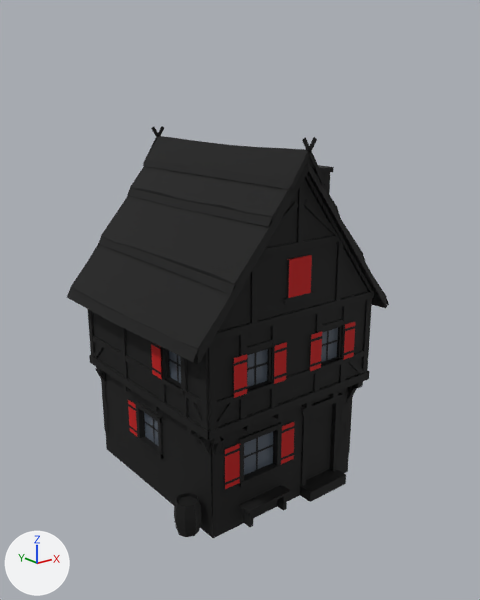
One commit to the glTF model game/assets/modelle/gebaeude/neubau/wohnhaus_mensch_s1_g1.glb: the scene before it, then after it.
Rendered twice from a 50 mm lens placed at (-9.62, -12.84, 9.41), pointed at (-0.15, -1.01, 4.67). The axes (+X, +Y, +Z) are drawn at lower left. The lights are the same throughout. The picture after the commit comes second.

Names of what the first picture shows: 'Dach', 'Haus', 'Scheiben'.
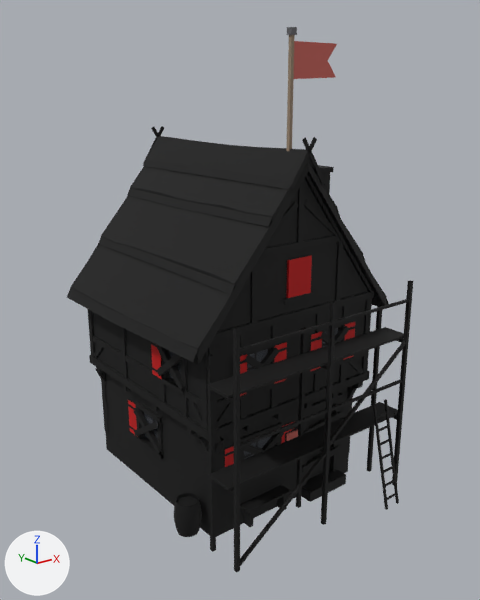
What differs and where, as boxes (x1, y1, x2, y2) in the pictures (480 x 600 px):
'Geruest', added
    after: (207, 280, 413, 572)
'Leerstand', added
    after: (133, 326, 349, 473)
'Fahne', added
    after: (286, 27, 337, 151)
    faces in mat_hausfarbe (red #c46159): (294, 41, 337, 79)
    faces in mat_holz (brown #95816c): (286, 35, 295, 151)
'Wappen', added
    after: (285, 427, 298, 442)
'Scheiben', unchanged, covered by the edit
    before: (144, 328, 338, 475)
    after: (144, 328, 338, 459)

The change, as a list of edits to the scene's bpy script:
```text
Add mat_hausfarbe_001:
    mat_hausfarbe_001 = bpy.data.materials.new('Hausfarbe.001')
    # nodes: BsdfPrincipled, Mix, OutputMaterial, VertexColor
    # colours: red #c46159, mixed with the vertex colours
Add mat_eisen:
    mat_eisen = principled_material('Eisen')
    mat_eisen.base_color = (0.12, 0.12, 0.13)  # dark grey #616165
Add mat_hausfarbe:
    mat_hausfarbe = principled_material('Hausfarbe')
    mat_hausfarbe.base_color = (0.55, 0.12, 0.1)  # red #c46159
    mat_hausfarbe.roughness = 0.8
Add mat_holz:
    mat_holz = principled_material('Holz')
    mat_holz.base_color = (0.3, 0.22, 0.15)  # brown #95816c
    mat_holz.roughness = 0.8
Add me_wappen:
    me_wappen.from_pydata(...)  # 28 vertices, 36 faces; spans x -0.115..0.375, y -2.675..-2.6, z 1.214..1.88
    # faces by material slot: [13, 13, 10]
    me_wappen.materials.append(mat_fachwerk)
    me_wappen.materials.append(mat_hausfarbe_001)
    me_wappen.materials.append(mat_bruchstein)
Add me_leerstand:
    me_leerstand.from_pydata(...)  # 136 vertices, 102 faces; spans x -2.56..2.56, y -2.96..2.54, z 0.56..4.24
    me_leerstand.materials.append(mat_fachwerk)
Add me_geruest:
    me_geruest.from_pydata(...)  # 216 vertices, 224 faces; spans x -2.67..2.67, y -4.44..-3.0, z -0.01..5.3
    me_geruest.materials.append(mat_fachwerk)
Add me_fahne:
    me_fahne.from_pydata(...)  # 26 vertices, 36 faces; spans x -0.07..1.29, y -2.52..-2.38, z 8.2..10.62
    # faces by material slot: [8, 12, 16]
    me_fahne.materials.append(mat_holz)  # brown #95816c
    me_fahne.materials.append(mat_eisen)  # dark grey #616165
    me_fahne.materials.append(mat_hausfarbe)  # red #c46159
Add ob_wappen:
    ob_wappen = bpy.data.objects.new('Wappen', me_wappen)
    ob_wappen.location = (0.0, 0.0, 0.0)
Add ob_leerstand:
    ob_leerstand = bpy.data.objects.new('Leerstand', me_leerstand)
    ob_leerstand.location = (0.0, 0.0, 0.0)
Add ob_geruest:
    ob_geruest = bpy.data.objects.new('Geruest', me_geruest)
    ob_geruest.location = (0.0, 0.0, 0.0)
Add ob_fahne:
    ob_fahne = bpy.data.objects.new('Fahne', me_fahne)
    ob_fahne.location = (0.0, 0.0, 0.0)
```
